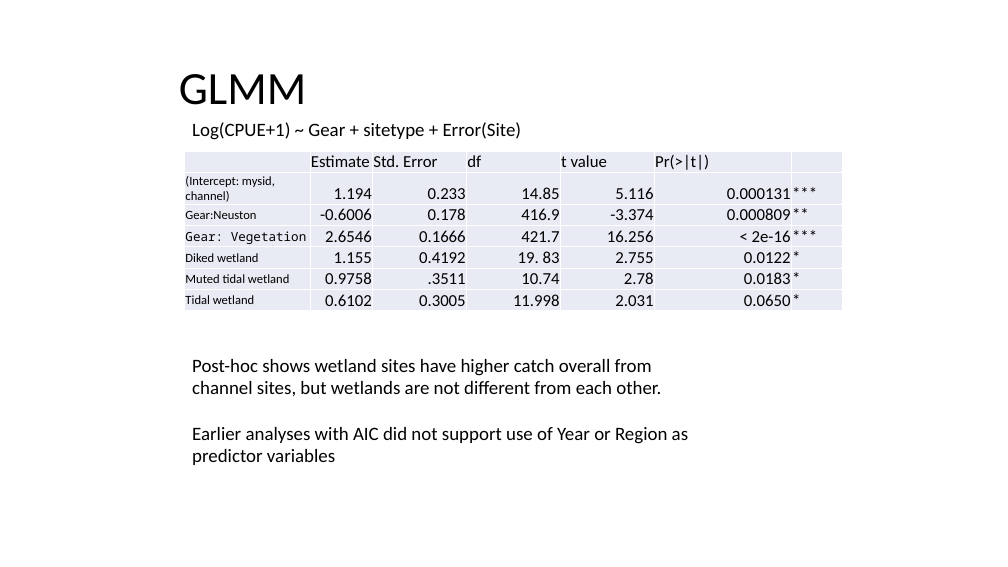
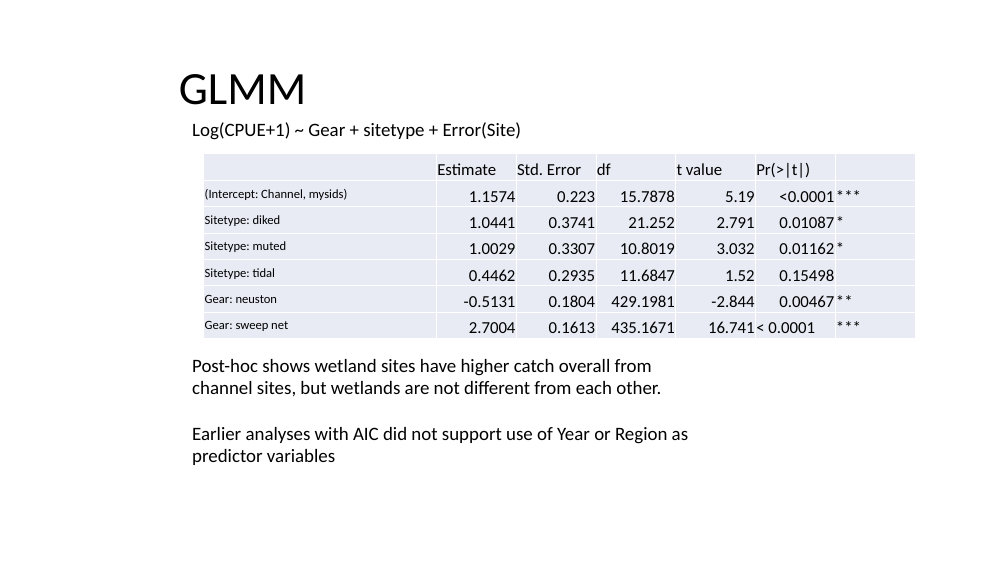
Before and after one commit to rosehartman/FRPreport2018, a slide deck: slide 6 of May phase IV analyses.pptx. Drawn at 1008x567 pixels with LibreOffice and Linux fonts; fonts in the diff are those of the drawing. Boxes give left, top, right and bottom in pixels: in the first picture for what was removed or moved away, otherwise in the second. Text is boxed around its words. In the diff, an @@ line names an element or a change of style, - is before the commit and + after.

```diff
--- a/May phase IV analyses.pptx
+++ b/May phase IV analyses.pptx
@@ table at [204,154,913,338] @@
-row 2: (Intercept: mysid, channel) | 1.194 | 0.233 | 14.85 | 5.116 | 0.000131 | ***
+row 2: (Intercept: Channel, mysids) | 1.1574 | 0.223 | 15.7878 | 5.19 | <0.0001 | ***
-row 3: Gear:Neuston | -0.6006 | 0.178 | 416.9 | -3.374 | 0.000809 | **
+row 3: Sitetype: diked | 1.0441 | 0.3741 | 21.252 | 2.791 | 0.01087 | *
-row 4: Gear: Vegetation | 2.6546 | 0.1666 | 421.7 | 16.256 | < 2e-16 | ***
+row 4: Sitetype: muted | 1.0029 | 0.3307 | 10.8019 | 3.032 | 0.01162 | *
-row 5: Diked wetland | 1.155 | 0.4192 | 19. 83 | 2.755 | 0.0122 | *
+row 5: Sitetype: tidal | 0.4462 | 0.2935 | 11.6847 | 1.52 | 0.15498 | 
-row 6: Muted tidal wetland | 0.9758 | .3511 | 10.74 | 2.78 | 0.0183 | *
+row 6: Gear: neuston | -0.5131 | 0.1804 | 429.1981 | -2.844 | 0.00467 | **
-row 7: Tidal wetland | 0.6102 | 0.3005 | 11.998 | 2.031 | 0.0650 | *
+row 7: Gear: sweep net | 2.7004 | 0.1613 | 435.1671 | 16.741 | < 0.0001 | ***
@@ table: place and size @@
-table at [185,151,842,310]
+table at [204,154,913,338]
```
Also in this commit, not shown: 4 other slides changed, 35 slides added, 1 slide removed, 12 other files.
